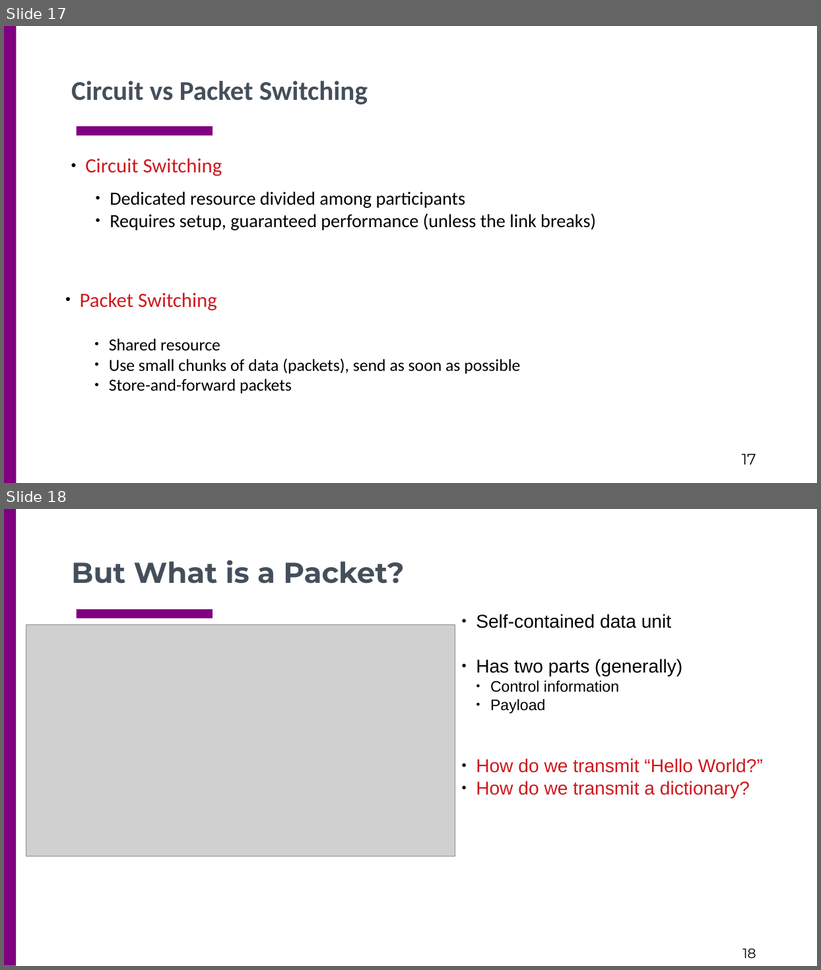
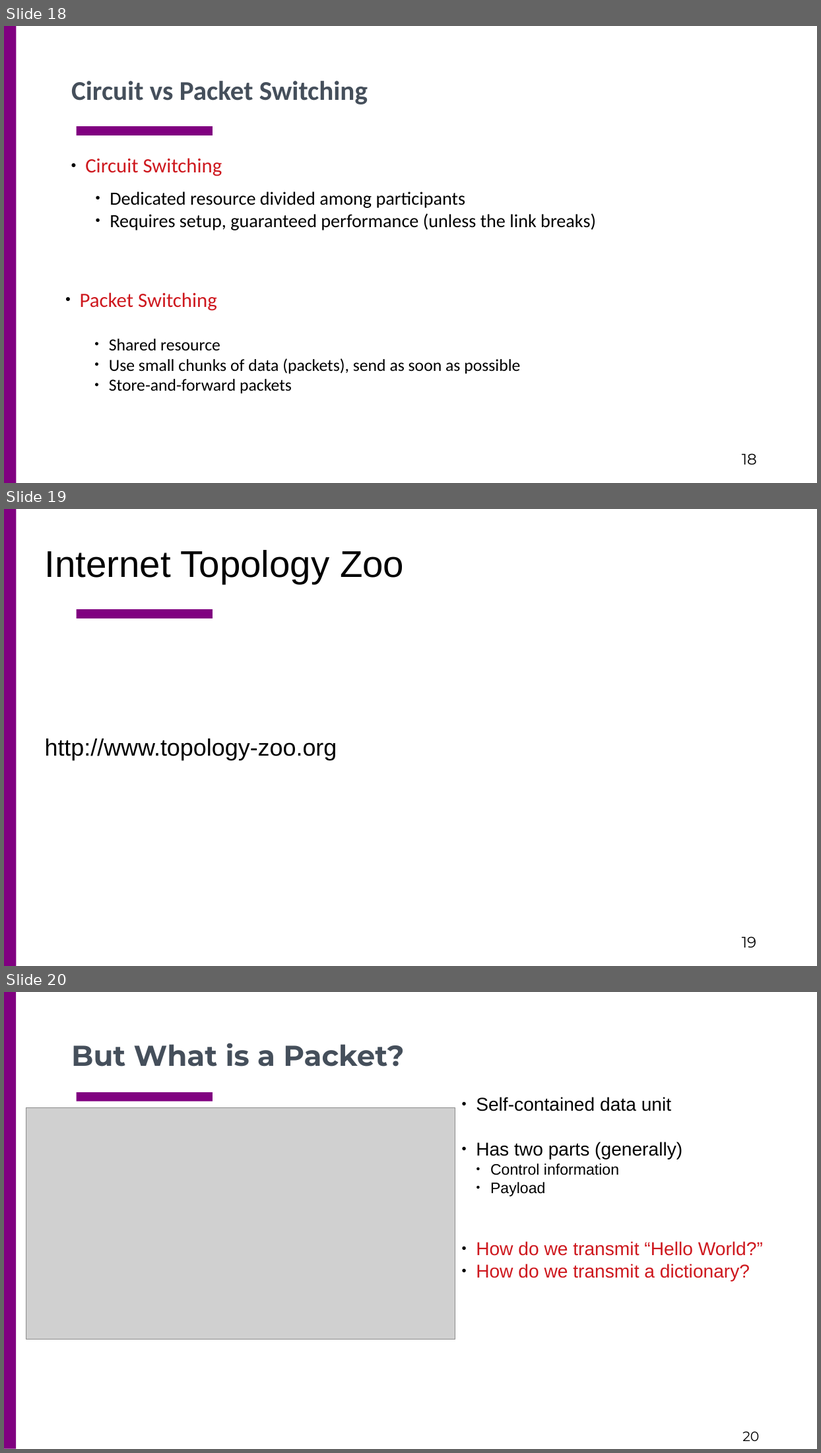
Before and after one commit to tntech-ngin/S24-CSC4780, a slide deck: docs/lectures_source/class_slides-2.pptx. Shown one above the other, each under a label of ours: slides 17 and 18 before the commit, slides 18, 19 and 20 after it. The pictures are 821x970 and 821x1453 pixels, drawn with LibreOffice and Linux fonts; fonts in the diff are those of the drawing; grey boxes stand for pictures. Boxes give left, top, right and bottom in pixels: in the first picture for what was removed or moved away, otherwise in the second. Text is boxed around its words. In the diff, an @@ line names an element or a change of style, - is before the commit and + after.

```diff
--- a/docs/lectures_source/class_slides-2.pptx
+++ b/docs/lectures_source/class_slides-2.pptx
@@ slide 19 added at bbox=[4, 509, 817, 966], background #FFFFFF; not listed: 3 template elements that a slide beside it also shows @@
@@ title added at bbox=[45, 550, 404, 584], 44 pt, text #000000 @@
+Internet Topology Zoo
@@ subtitle added at bbox=[45, 739, 337, 760], 28 pt, text #000000 @@
+http://www.topology-zoo.org
@@ what was slide 17 is now slide 18 @@
@@ page number at bbox=[742, 454, 757, 465]: text changed @@
-17
+18
@@ what was slide 18 is now slide 20 @@
@@ page number at bbox=[743, 1432, 759, 1441]: text changed @@
-18
+20
```
Also in this commit, not shown: 6 other slides added.
